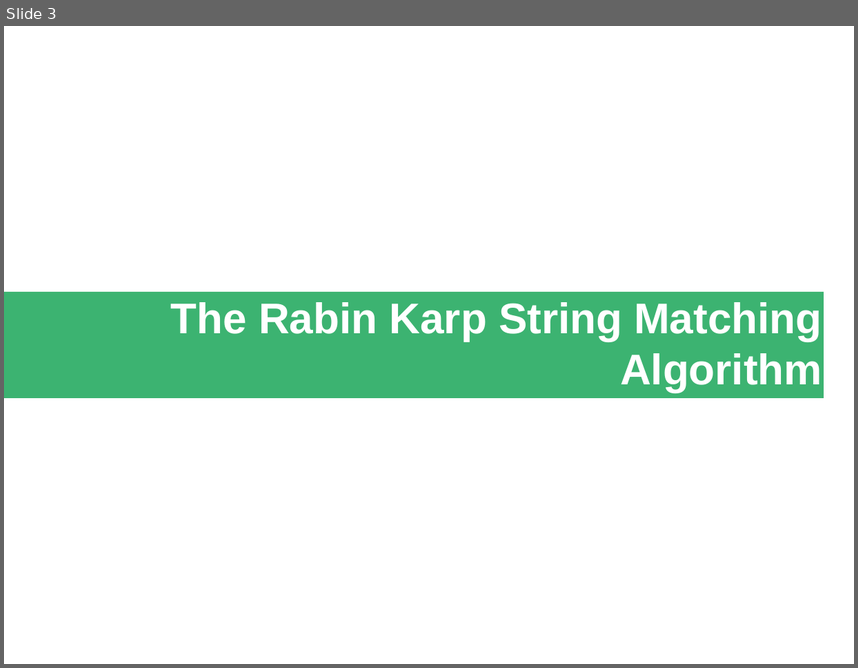
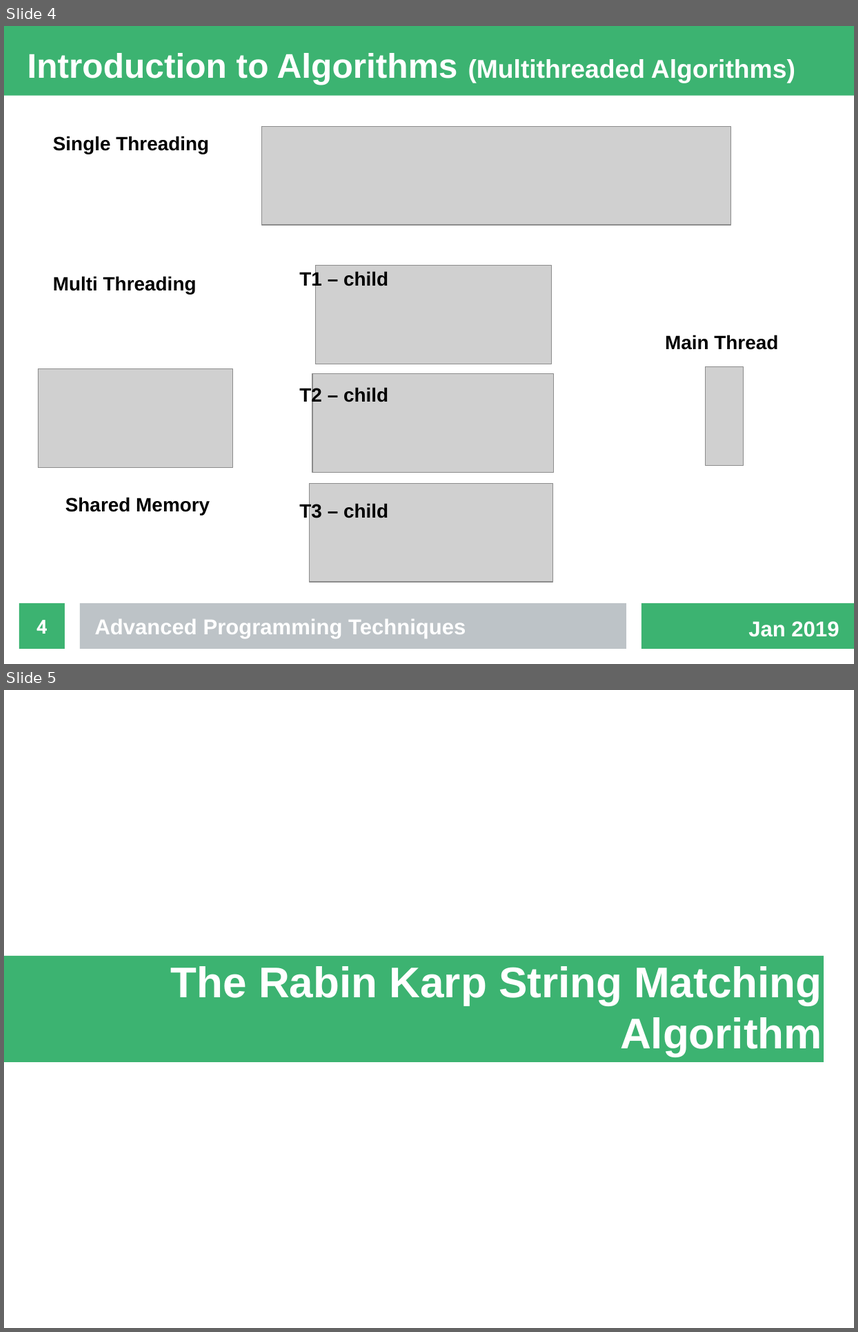
Before and after one commit to fennecinspace/Rabin-Karp, a slide deck: presentation/presentation.odp. Shown one above the other, each under a label of ours: slide 3 before the commit, slides 4 and 5 after it. The pictures are 858x668 and 858x1332 pixels, drawn with LibreOffice and Linux fonts; fonts in the diff are those of the drawing; grey boxes stand for pictures. Boxes give left, top, right and bottom in pixels: in the first picture for what was removed or moved away, otherwise in the second. Text is boxed around its words. In the diff, an @@ line names an element or a change of style, - is before the commit and + after.

Commit message:
added intro to algos book report

```diff
--- a/presentation/presentation.odp
+++ b/presentation/presentation.odp
@@ slide 4 added at <box>4,26,854,664</box>, background #FFFFFF @@
@@ rectangle added at <box>4,26,854,96</box>, fill #3CB371 @@
@@ title added at <box>27,53,795,84</box>, 24 pt, text #FFFFFF, bold @@
+Introduction to Algorithms (Multithreaded Algorithms)
@@ picture added at <box>261,126,731,225</box> @@
@@ text added at <box>53,136,209,154</box>, 18 pt, text #000000, bold @@
+Single Threading
@@ text added at <box>299,271,388,521</box>, 18 pt, text #000000, bold @@
+T1 – child
+T2 – child
+T3 – child
@@ picture added at <box>316,265,552,364</box> @@
@@ text added at <box>53,276,197,294</box>, 18 pt, text #000000, bold @@
+Multi Threading
@@ text added at <box>665,334,778,350</box>, 18 pt, text #000000, bold @@
+Main Thread
@@ picture added at <box>38,369,233,468</box> @@
@@ picture added at <box>312,374,554,472</box> @@
@@ picture added at <box>706,367,744,466</box> @@
@@ text added at <box>65,497,210,515</box>, 18 pt, text #000000, bold @@
+Shared Memory
@@ picture added at <box>310,483,553,582</box> @@
@@ page number added at <box>19,603,65,648</box>, fill #3CB371, 18 pt, text #FFFFFF, bold @@
+4
@@ rectangle added at <box>80,603,626,648</box>, fill #BDC3C7 @@
@@ rectangle added at <box>642,603,854,648</box>, fill #3CB371 @@
@@ text added at <box>95,619,466,638</box>, 20 pt, text #FFFFFF, bold @@
+Advanced Programming Techniques
@@ text added at <box>749,621,839,637</box>, 20 pt, text #FFFFFF, bold @@
+Jan 2019
@@ what was slide 3 is now slide 5 @@
```
Also in this commit, not shown: 3 slides changed, 1 other slide added.
